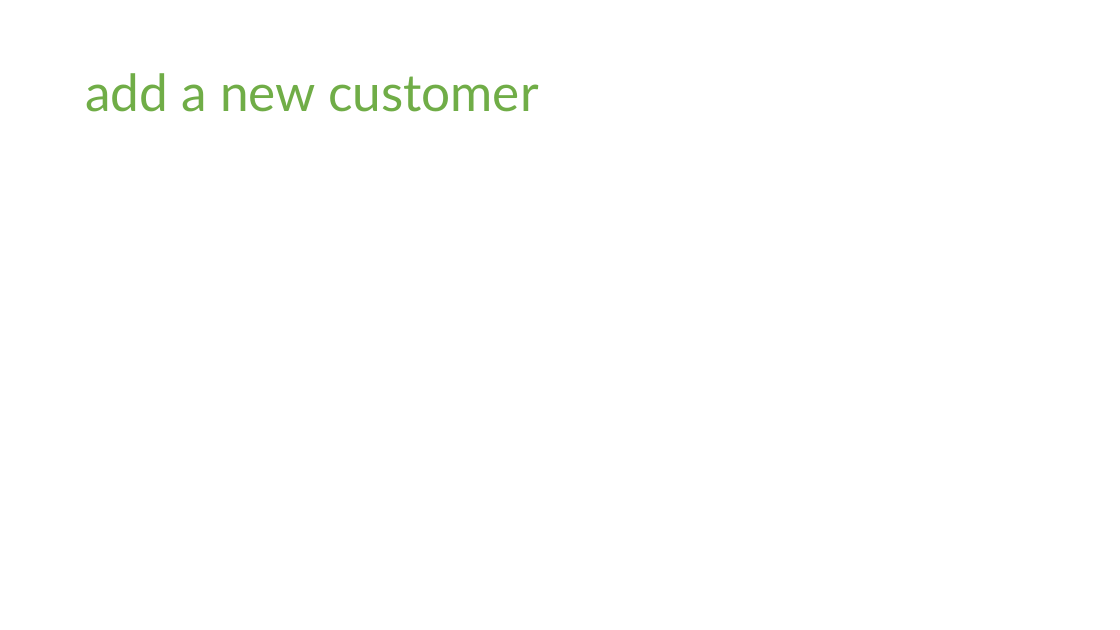
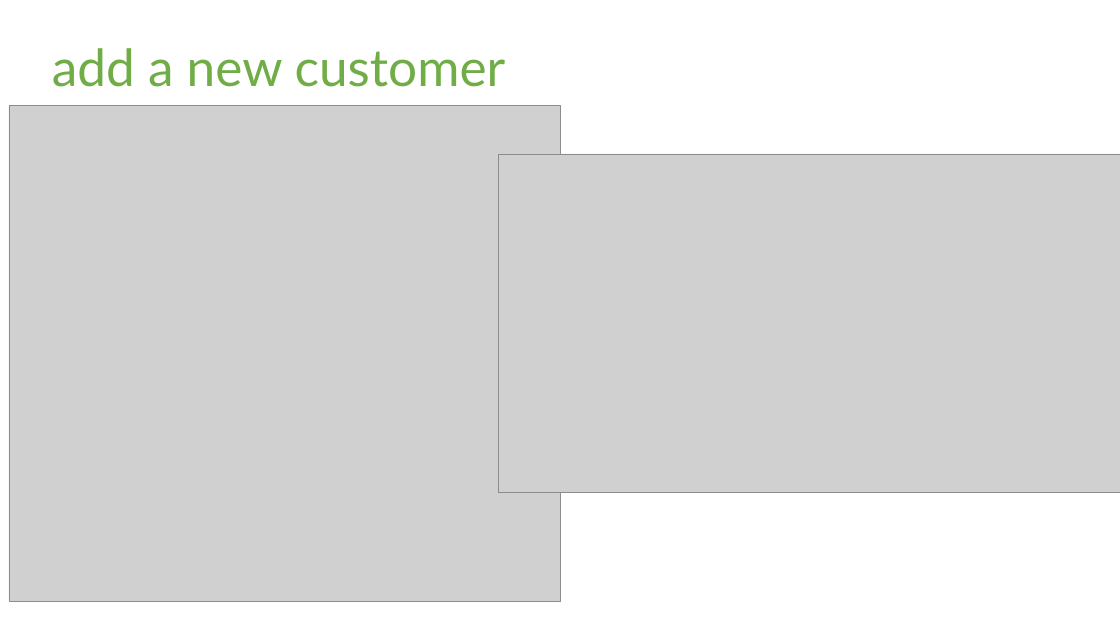
Before and after one commit to 06012021-dotnet-uta/ChristianRomeroP0, a slide deck: slide 4 of Study/P0 Presentation.pptx. Drawn at 1120x630 pixels with LibreOffice and Linux fonts; fonts in the diff are those of the drawing; grey boxes stand for pictures. Boxes give left, top, right and bottom in pixels: in the first picture for what was removed or moved away, otherwise in the second. Text is boxed around its words. In the diff, an @@ line names an element or a change of style, - is before the commit and + after.

```diff
--- a/Study/P0 Presentation.pptx
+++ b/Study/P0 Presentation.pptx
@@ title "add a new customer": place and size @@
-title "add a new customer" at box(85, 73, 539, 112)
+title "add a new customer" at box(52, 48, 506, 87)
@@ picture added at box(9, 105, 560, 601) @@
@@ picture added at box(499, 154, 1120, 492) @@
```
Also in this commit, not shown: 1 other slide changed, 9 other files.
